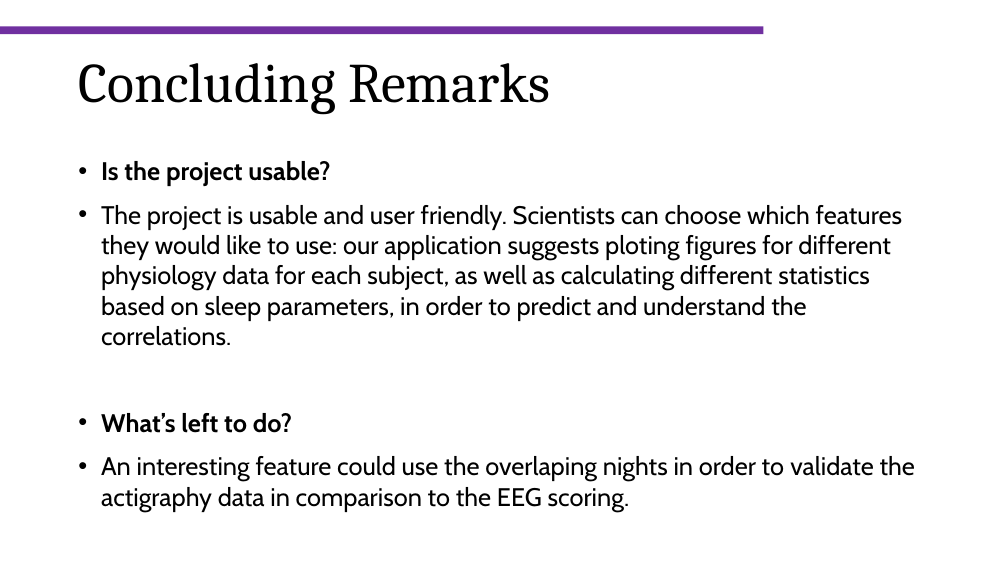
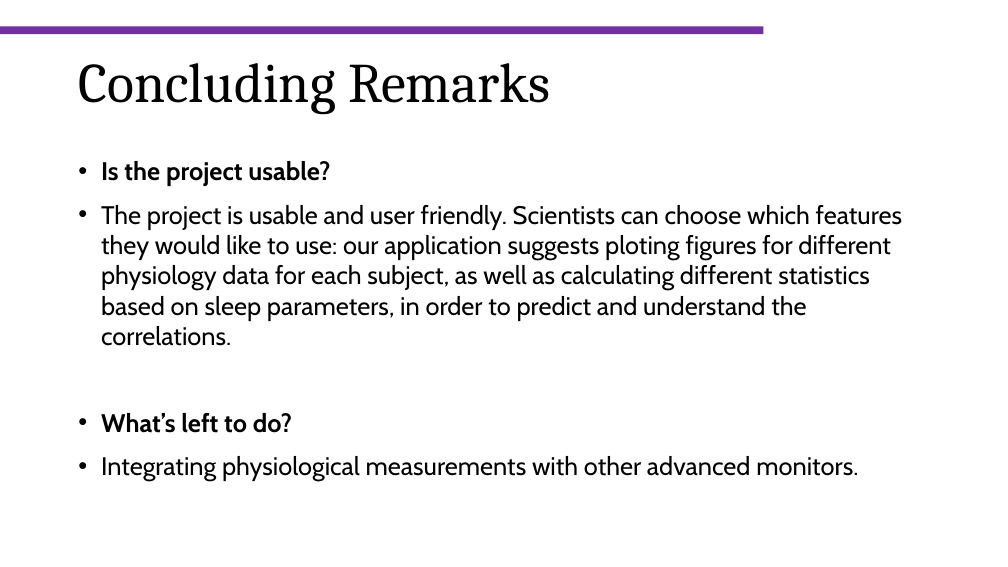
Before and after one commit to ordezachyo/Hackaton, a slide deck: slide 9 of Hackaton_presentation.pptx (slide 11 before the commit). Drawn at 1008x567 pixels with LibreOffice and Linux fonts; fonts in the diff are those of the drawing; background and template pictures are left out. Boxes give left, top, right and bottom in pixels: in the first picture for what was removed or moved away, otherwise in the second. Text is boxed around its words. In the diff, an @@ line names an element or a change of style, - is before the commit and + after.

```diff
--- a/Hackaton_presentation.pptx
+++ b/Hackaton_presentation.pptx
@@ text at box(101, 456, 858, 481): text changed @@
-• An interesting feature could use the overlaping nights in order to validate the actigraphy data in comparison to the EEG scoring.
+• Integrating physiological measurements with other advanced monitors.
```
Also in this commit, not shown: 10 other slides changed, 4 slides added, 6 slides removed.
